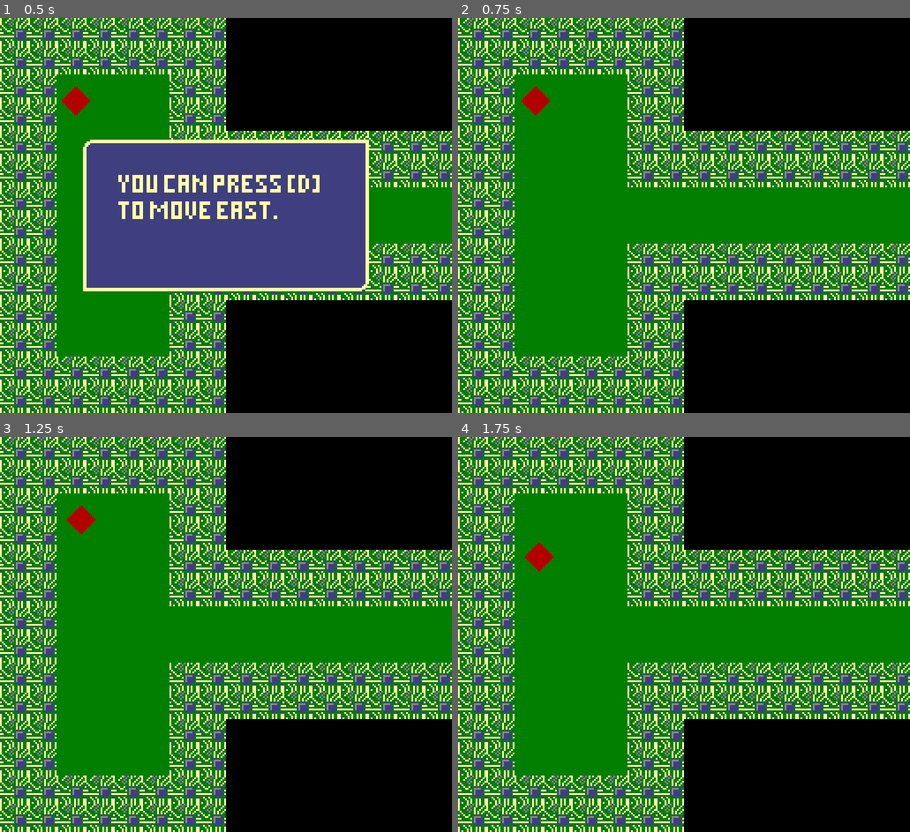
Above: before the commit, frames 1-4 (two rows, left to right).
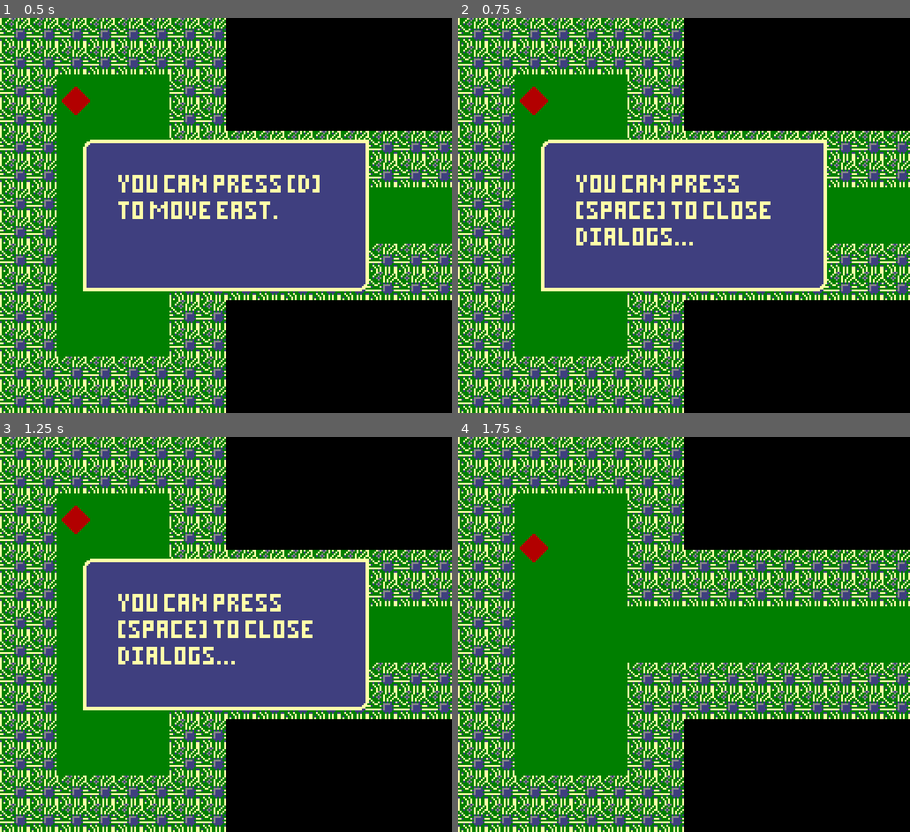
Above: after the commit, the same moments.

Repository: jonathandavidlewis/pair-programming-jam-00
Game: Godot game, scene res://src/Level003.tscn
The game is run twice, just before and just after one commit, with the same random seed, the same clock (stepped at 60 frames per second) and the same inputs. This scene is started directly instead of the project's main scene. Sound files missing from this copy of the repository are replaced by a short silence.
Inputs:
- Up to frame 1 (0.5 s): no input
- Up to frame 2 (0.75 s): tap D at 0.5 s; hold Right (ui_right) from 0.53 s (still down); hold Enter (ui_accept) from 0.53 s (still down)
- Up to frame 3 (1.25 s): keep holding Right (ui_right); keep holding Enter (ui_accept)
- Up to frame 4 (1.75 s): tap Space at 1.25 s; release Right (ui_right) at 1.28 s; release Enter (ui_accept) at 1.28 s; hold Down (ui_down) from 1.28 s (still down); tap Enter (ui_accept) at 1.35, 1.52 s

Frame 1 is identical in both runs. In frame 2, 22% of the frame differs, in the area x 13-82%, y 17-70%; in frame 3, 23%; in frame 4, 0.3%.

Commit message:
Add dialog sequence feature

Diff:
--- a/project/src/DialogManager.gd
+++ b/project/src/DialogManager.gd
@@ -8,7 +8,6 @@
 onready var dialogs = create_dialogs_dict(dialog_nodes)
 onready var level = get_parent().get_node("GoalManager").next_level
 var on_close_signal_name = ""
-
 
 func _ready():
 	Signals.connect("all_goals_completed", self, "_on_all_goals_completed")
@@ -34,9 +33,16 @@
 	DIALOG_CONTAINER.text = dialogs[name]
 	DIALOG_POPUP.popup()
 
+func open_dialogs(names = []):
+	for name in names:
+		open_dialog(name)
+		yield(DIALOG_POPUP, "popup_hide")
+
 func close_dialog():
 	get_tree().paused = false
 	DIALOG_POPUP.visible = false
+	if on_close_signal_name == "":
+		return
 	if on_close_signal_name != "level_completed":
 		Signals.emit_signal(on_close_signal_name)
 	else:
--- a/project/src/Level003.gd
+++ b/project/src/Level003.gd
@@ -3,8 +3,4 @@
 onready var DIALOG_MANAGER = get_node("DialogManager")
 
 func _ready() -> void:
-	DIALOG_MANAGER.open_dialog("DToMove")
-	yield(get_tree().create_timer(2.0), "timeout")
-	DIALOG_MANAGER.open_dialog("SpaceToClose")
-	yield(get_tree().create_timer(1.5), "timeout")
-	DIALOG_MANAGER.open_dialog("Sorry")
+	DIALOG_MANAGER.open_dialogs(["DToMove", "SpaceToClose", "Sorry"])
